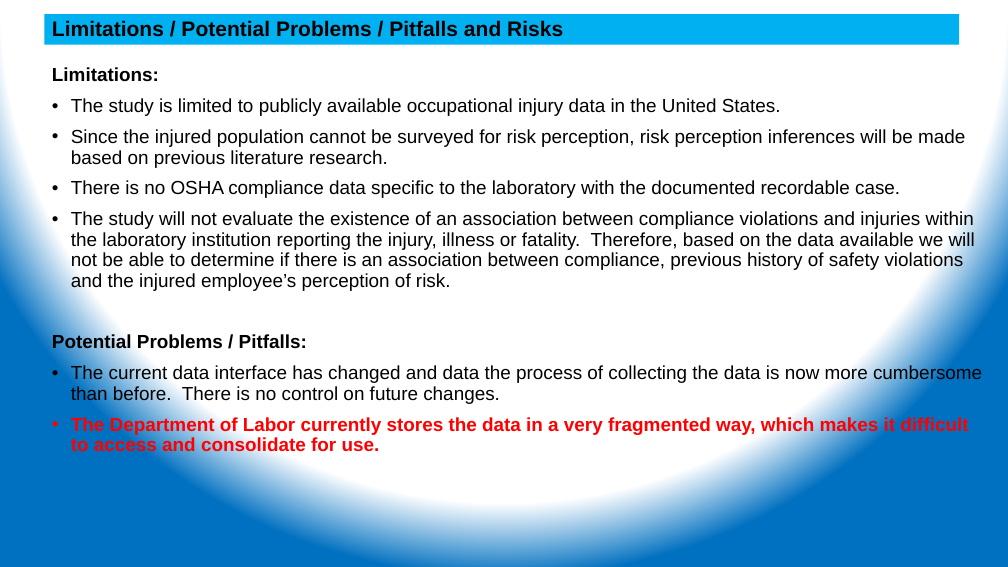
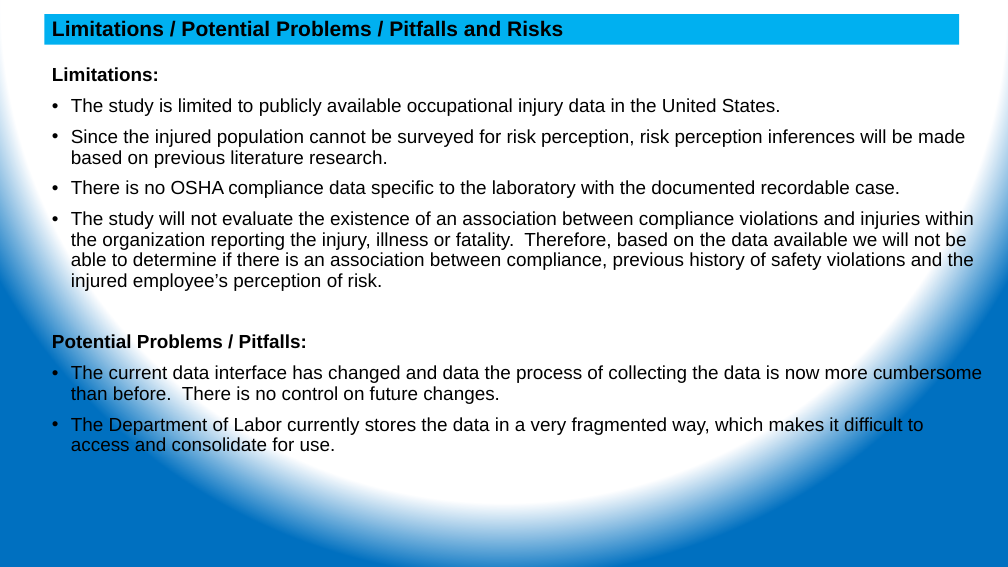
Before and after one commit to ehsintegration/yfd-phd-bls-data, a slide deck: slide 40 of D2-documentation/YennyF.Diaz-Risk Percep Injuries_CommitteeUdate 04-20-2021.pptx (slide 41 before the commit). Drawn at 1008x567 pixels with LibreOffice and Linux fonts; fonts in the diff are those of the drawing. Boxes give left, top, right and bottom in pixels: in the first picture for what was removed or moved away, otherwise in the second. Text is boxed around its words. In the diff, an @@ line names an element or a change of style, - is before the commit and + after.

```diff
--- a/D2-documentation/YennyF.Diaz-Risk Percep Injuries_CommitteeUdate 04-20-2021.pptx
+++ b/D2-documentation/YennyF.Diaz-Risk Percep Injuries_CommitteeUdate 04-20-2021.pptx
@@ text at [71, 211, 974, 291]: text changed @@
-• The study will not evaluate the existence of an association between compliance violations and injuries within the laboratory institution reporting the injury, illness or fatality. Therefore, based on the data available we will not be able to determine if there is an association between compliance, previous history of safety violations and the injured employee’s perception of risk.
+• The study will not evaluate the existence of an association between compliance violations and injuries within the organization reporting the injury, illness or fatality. Therefore, based on the data available we will not be able to determine if there is an association between compliance, previous history of safety violations and the injured employee’s perception of risk.
@@ text at [71, 416, 924, 456]: text colour #FF0000 to #000000, bold off in "The Department of Labor currently stores the ..." @@
```
Also in this commit, not shown: 25 other slides changed, 1 slide removed.
